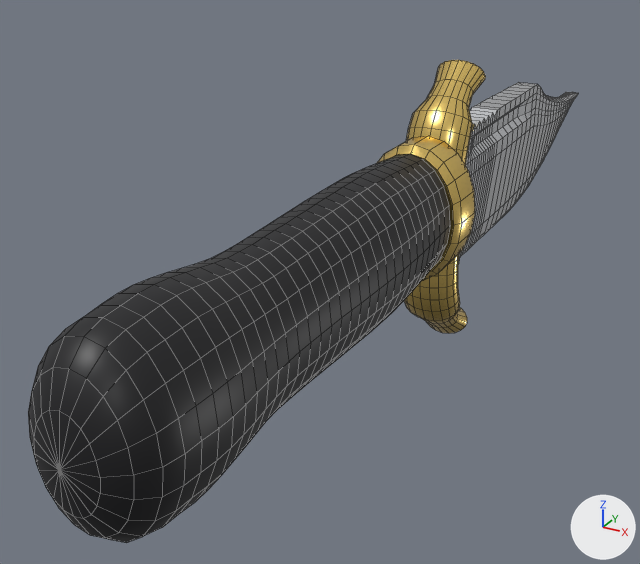
One commit to the FBX model roblox-knife/Knife_Combined.fbx: the scene before it, then after it.
Camera for both pictures: a 50 mm lens placed at (0.79, -2.01, 0.71), pointed at (-0.23, -0.16, -0.21). Every picture has the same lights, and +X, +Y and +Z are marked at lower right. The first picture is the older version. Mesh edges are drawn as thin lines. Where no turn or scale is listed for an object, it has been applied to the vertices.

In view in the first picture: 'Knife'.
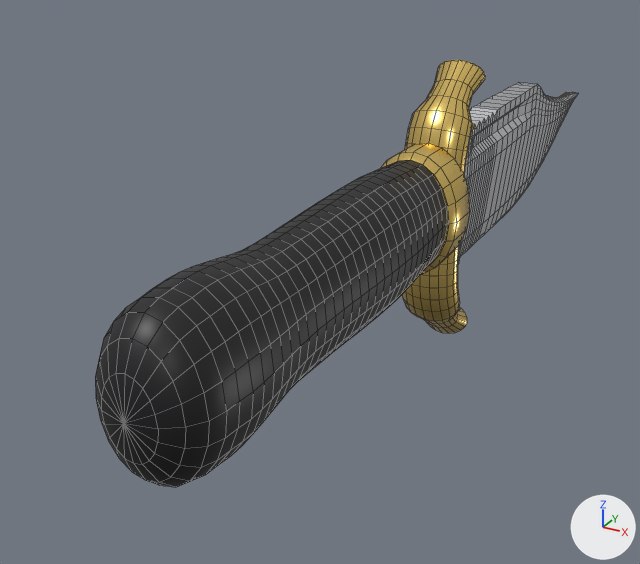
The change, as a diff of the scene's bpy script:
```diff
--- a/roblox-knife/Knife_Combined.fbx.py
+++ b/roblox-knife/Knife_Combined.fbx.py
@@ me_knife @@
 # used by ob_knife; location = (0.0, 0.7, -0.04)
-me_knife.from_pydata(...)  # 2072 vertices, 2072 faces; spans x -0.13..0.13, y -2.01..0.7, z -0.4..0.37
+me_knife.from_pydata(...)  # 2072 vertices, 2072 faces; spans x -0.12..0.12, y -1.88..0.7, z -0.4..0.37
+# me_knife part 1: the loose piece of 80 vertices spanning x -0.13..0.13, y -0.85..-0.72, z -0.13..0.21 is scaled about its middle by (0.9, 1, 0.9)
+# me_knife part 2: the loose piece of 681 vertices spanning x -0.13..0.13, y -2.01..-0.78, z -0.15..0.23 is scaled about its middle by (0.9, 0.893, 0.9), then moved by (0.0, 0.07, 0.0)
 me_knife.materials.append(mat_bladesteel)
```

What differs and where, as boxes (x1, y1, x2, y2) in the pictures (640 x 564 px; the box of a moved part takes in the faces that stretch with it):
'Knife', reshaped (12% narrower, 12% shorter): before (28, 60, 579, 543); after (95, 60, 579, 487)
part 1 of me_knife, moved or reshaped: before (376, 136, 475, 281); after (380, 143, 470, 274)
part 2 of me_knife, moved or reshaped: before (28, 154, 451, 543); after (95, 160, 447, 487)
